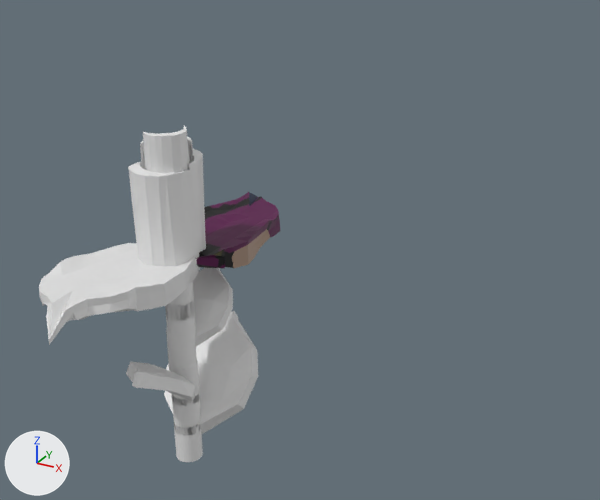
One commit to the glTF model Project/Assets/Enemy/FlowerClover/FlowerClover.gltf: the scene before it, then after it.
One viewpoint serves both versions: a camera (50 mm lens) standing at (3.11, -3.99, 3.65) and looking at (-0.11, 1.86, 0.72). Every picture has the same lights, and +X, +Y and +Z are marked at lower left. The picture after the commit comes second. Where no turn or scale is listed for an object, it has been applied to the vertices. Vertices at exactly the same position are counted once.

In view in the first picture: '円柱.001', '円柱.002', '円柱.003', '円柱.007', '円柱.008', '円柱.009', '平面', '平面.004', '平面.005', '平面.007', '平面.008', '立方体.001', '立方体.002', '立方体.012' and 2 more.
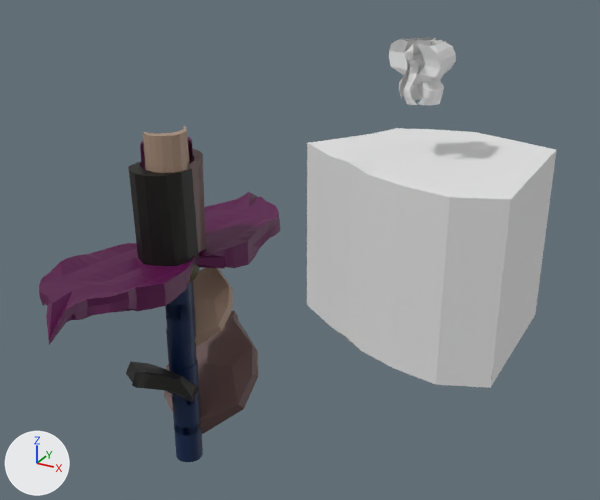
The newer file is also turned or shifted as a whole; pictures and numbers use the older file's frame.

Diff of the bpy script that builds the scene:
```diff
--- a/Project/Assets/Enemy/FlowerClover/FlowerClover.gltf.py
+++ b/Project/Assets/Enemy/FlowerClover/FlowerClover.gltf.py
@@ mat_マテリアル_003 @@
+mat_マテリアル_003 = principled_material('マテリアル.003')
+mat_マテリアル_003.texture = img_flowerclover
@@ me_円柱_007 @@
 me_円柱_007.from_pydata(...)  # 64 vertices, 124 faces; spans x -0.111..0.083, y -0.089..0.105, z -0.183..0.121
+# me_円柱_007 part 1: 84 faces spanning x -0.111..0.083, y -0.089..0.105, z -0.183..0.121 switch from no material to mat_マテリアル (picture img_flowerclover)
@@ me_円柱_008 @@
 me_円柱_008.from_pydata(...)  # 64 vertices, 124 faces; spans x -0.111..0.083, y -0.089..0.105, z 0.053..0.357
+# me_円柱_008 part 2: 84 faces spanning x -0.111..0.083, y -0.089..0.105, z 0.053..0.357 switch from no material to mat_画像マテ茶 (picture img_flowerclover)
@@ me_円柱_009 @@
 me_円柱_009.from_pydata(...)  # 64 vertices, 124 faces; spans x -0.111..0.083, y -0.089..0.105, z 0.303..0.607
+# me_円柱_009 part 3: 84 faces spanning x -0.111..0.083, y -0.089..0.105, z 0.303..0.607 switch from no material to mat_マテリアル (picture img_flowerclover)
@@ me_円柱_010 @@
 me_円柱_010.from_pydata(...)  # 64 vertices, 124 faces; spans x -0.119..0.075, y -0.089..0.106, z 0.557..0.861
+# me_円柱_010 part 4: 82 faces spanning x -0.119..0.075, y -0.089..0.106, z 0.557..0.861 switch from no material to mat_マテリアル (picture img_flowerclover)
@@ me_円柱_011 @@
 me_円柱_011.from_pydata(...)  # 64 vertices, 124 faces; spans x -0.111..0.083, y -0.089..0.105, z 0.793..1.097
+# me_円柱_011 part 5: 84 faces spanning x -0.111..0.083, y -0.089..0.105, z 0.793..1.097 switch from no material to mat_マテリアル (picture img_flowerclover)
@@ me_円柱_012 @@
 me_円柱_012.from_pydata(...)  # 64 vertices, 124 faces; spans x -0.111..0.083, y -0.089..0.105, z 0.979..1.282
+# me_円柱_012 part 6: 84 faces spanning x -0.111..0.083, y -0.089..0.105, z 0.979..1.282 switch from no material to mat_マテリアル (picture img_flowerclover)
@@ me_平面_010 @@
 me_平面_010.from_pydata(...)  # 36 vertices, 68 faces; spans x -0.26..0.124, y 0.006..0.287, z 1.428..2.068
+me_平面_010.materials.append(mat_画像マテ茶)  # picture img_flowerclover
@@ me_平面_009 @@
 me_平面_009.from_pydata(...)  # 242 vertices, 480 faces; spans x -0.366..0.337, y -0.015..1.264, z 1.285..1.508
-me_平面_009.materials.append(mat_マテリアル)  # picture img_flowerclover
+# me_平面_009 part 7: 464 kept faces spanning x -0.366..0.337, y -0.015..1.264, z 1.285..1.508 get new texture (UV) coordinates
+me_平面_009.materials.append(mat_マテリアル_002)  # picture img_flowerclover
@@ me_平面_011 @@
 me_平面_011.from_pydata(...)  # 36 vertices, 68 faces; spans x -0.268..0.143, y -0.218..0.097, z 1.364..2.027
+me_平面_011.materials.append(mat_画像マテ茶)  # picture img_flowerclover
@@ me_平面_007 @@
 me_平面_007.from_pydata(...)  # 242 vertices, 480 faces; spans x -0.477..0.225, y -1.209..0.062, z 1.285..1.508
+# me_平面_007 part 8: 466 faces spanning x -0.477..0.225, y -1.209..0.062, z 1.285..1.508 switch from no material to mat_画像マテ茶 (picture img_flowerclover)
@@ me_平面_013 @@
 me_平面_013.from_pydata(...)  # 36 vertices, 68 faces; spans x -0.155..0.104, y -0.136..0.158, z 1.799..2.262
+me_平面_013.materials.append(mat_マテリアル_006)  # picture img_flowerclover
@@ me_立方体_001 @@
 me_立方体_001.from_pydata(...)  # 50 vertices, 96 faces; spans x -0.273..0.216, y -0.017..0.569, z 0.682..1.152
+# me_立方体_001 part 9
+# 28 faces are deleted
+# 28 new faces join them
+# me_立方体_001 part 10: 68 faces spanning x -0.273..0.216, y -0.017..0.569, z 0.682..1.152 switch from no material to mat_マテリアル_006 (picture img_flowerclover)
@@ me_立方体_002 @@
 me_立方体_002.from_pydata(...)  # 50 vertices, 96 faces; spans x -0.226..0.261, y -0.584..0.002, z 0.355..0.823
+# me_立方体_002 part 11
+# 28 faces are deleted
+# 28 new faces join them
+# me_立方体_002 part 12: 68 faces spanning x -0.226..0.261, y -0.584..0.002, z 0.355..0.823 switch from no material to mat_マテリアル_003 (picture img_flowerclover)
@@ me_立方体_004 @@
 me_立方体_004.from_pydata(...)  # 50 vertices, 96 faces; spans x -0.407..0.319, y -0.03..0.842, z -0.061..0.639
+# me_立方体_004 part 13
+# 28 faces are deleted
+# 28 new faces join them
+# me_立方体_004 part 14: 68 faces spanning x -0.407..0.319, y -0.03..0.842, z -0.061..0.639 switch from no material to mat_画像マテ茶 (picture img_flowerclover)
@@ ob_平面_003 @@
+ob_平面_003 = bpy.data.objects.new('平面.003', me_平面_003)  # 81 vertices, 128 faces; spans x -0.198..0.271, y -0.231..0.179, z -0.301..0.283
+ob_平面_003.location = (-0.026, 4.066, 1.954)
@@ ob_平面_002 @@
+ob_平面_002 = bpy.data.objects.new('平面.002', me_平面_002)  # 81 vertices, 128 faces; spans x -0.256..0.044, y -0.225..0.225, z -0.301..0.287
+ob_平面_002.location = (0.38, 3.915, 1.945)
@@ ob_平面_001 @@
+ob_平面_001 = bpy.data.objects.new('平面.001', me_平面_001)  # 81 vertices, 128 faces; spans x 0.023..0.229, y -0.286..0.326, z -0.296..0.34
+ob_平面_001.location = (-0.036, 3.885, 1.905)
@@ ob_立方体 @@
+ob_立方体 = bpy.data.objects.new('立方体', me_立方体_003)  # 50 vertices, 96 faces; spans x -1.46..1.0, y -1.08..1.14, z -1.0..1.04
+ob_立方体.location = (0.369, 3.999, 0.047)
```

Boxes [x1, y1, x2, y2] around the edits, measured in the pictures (600 x 500 px; the box of a moved part takes in the faces that stretch with it):
'立方体', added: after [307, 128, 556, 388]
'平面.005', recoloured (white to black): [128, 161, 199, 266] in both
'平面.008', recoloured (white to brown): [143, 126, 189, 173] in both
'平面.002', added: after [417, 40, 456, 105]
'平面', recoloured (darker): [189, 149, 206, 253] in both
'平面.001', added: after [403, 38, 436, 105]
'平面.003', added: after [389, 38, 434, 98]
part 1 of me_円柱_007, recoloured (white to blue): [174, 423, 203, 462] in both
part 2 of me_円柱_008, recoloured (white to blue): [172, 393, 201, 428] in both
part 3 of me_円柱_009, recoloured (white to blue): [172, 360, 199, 406] in both
part 4 of me_円柱_010, recoloured (white to blue): [166, 331, 197, 373] in both
part 5 of me_円柱_011, recoloured (white to blue): [165, 304, 196, 345] in both
part 6 of me_円柱_012, recoloured (white to blue): [166, 281, 195, 321] in both
part 7 of me_平面_009, surface changed: [197, 192, 280, 268] in both
part 8 of me_平面_007, recoloured (white to purple): [39, 243, 196, 345] in both
part 9 of me_立方体_001, moved or reshaped: [193, 280, 233, 330] in both
part 10 of me_立方体_001, recoloured (white to brown): [194, 268, 233, 346] in both
part 11 of me_立方体_002, moved or reshaped: [141, 364, 200, 402] in both
part 12 of me_立方体_002, recoloured (white to black): [126, 361, 195, 402] in both
part 13 of me_立方体_004, moved or reshaped: before [164, 320, 258, 409]; after [164, 337, 258, 409]
part 14 of me_立方体_004, recoloured (white to black): [165, 311, 258, 434] in both
